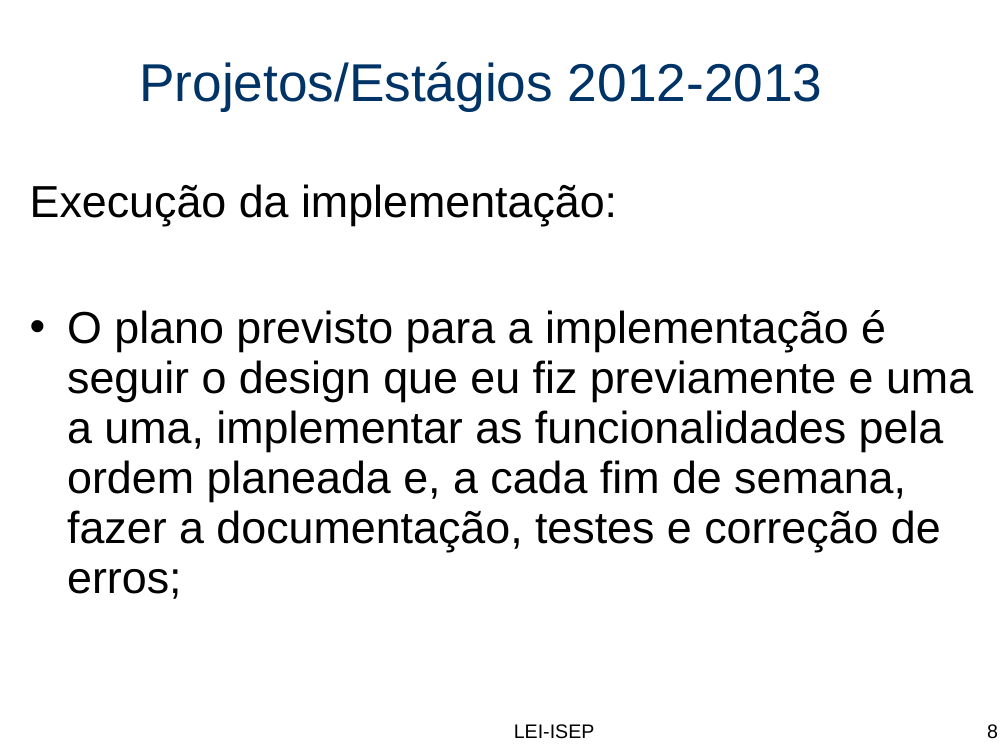
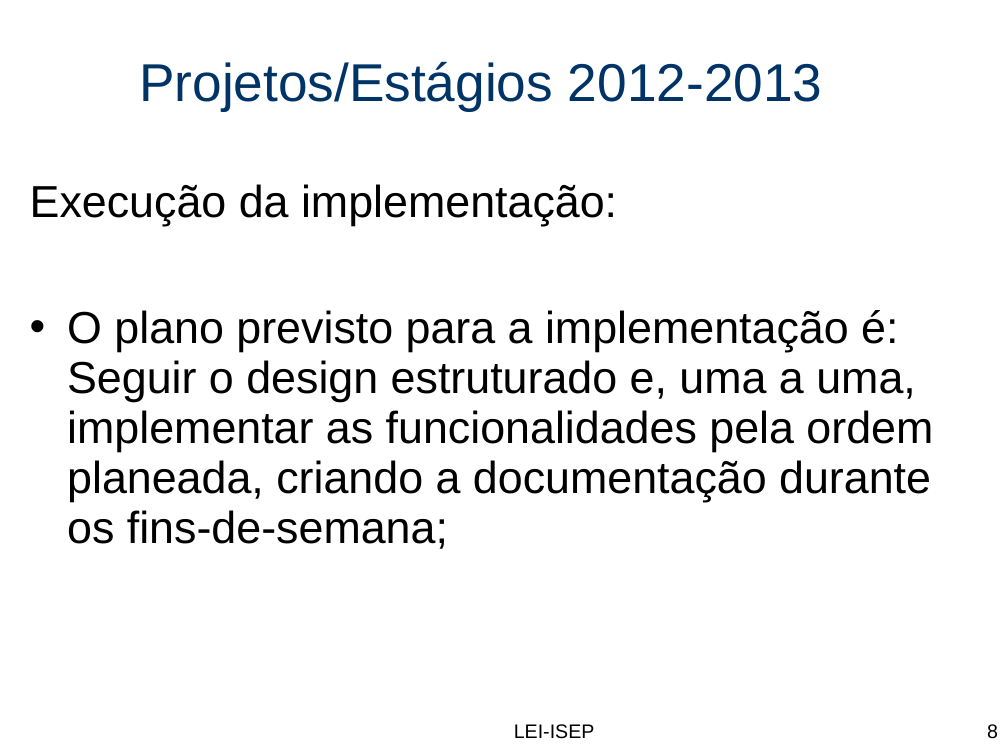
Before and after one commit to ctmartinez1992/RightsManagement, a slide deck: slide 8 of Progresso/PESTI_Ponto_Situação.ppt. Drawn at 1008x756 pixels with LibreOffice and Linux fonts; fonts in the diff are those of the drawing; background and template pictures are left out. Boxes give left, top, right and bottom in pixels: in the first picture for what was removed or moved away, otherwise in the second. Text is boxed around its words. In the diff, an @@ line names an element or a change of style, - is before the commit and + after.

Commit message:
full document view

```diff
--- a/Progresso/PESTI_Ponto_Situação.ppt
+++ b/Progresso/PESTI_Ponto_Situação.ppt
@@ text at box(67, 310, 933, 549): text changed @@
-• O plano previsto para a implementação é seguir o design que eu fiz previamente e uma a uma, implementar as funcionalidades pela ordem planeada e, a cada fim de semana, fazer a documentação, testes e correção de erros;
+• O plano previsto para a implementação é: Seguir o design estruturado e, uma a uma, implementar as funcionalidades pela ordem planeada, criando a documentação durante os fins-de-semana;
```
Also in this commit, not shown: 7 other slides changed, 54 other files.
